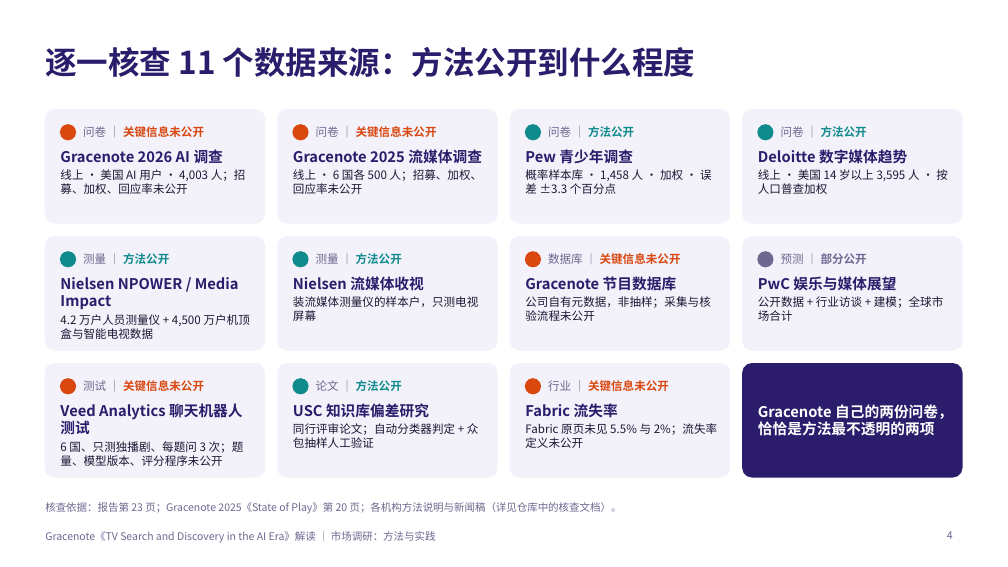
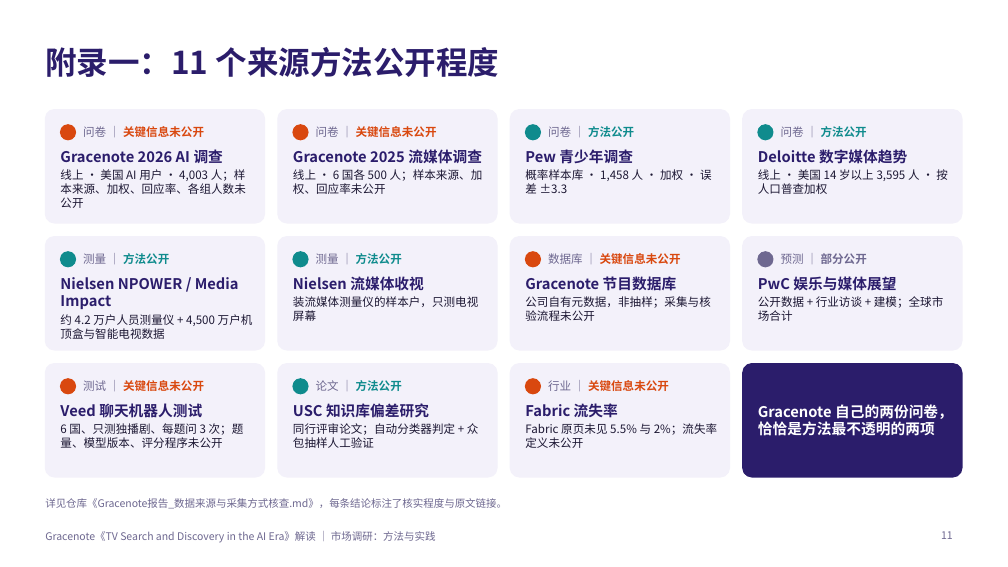
Before and after one commit to jayleo113/ppt, a slide deck: slide 11 of Gracenote_AI报告解读_课堂分享.pptx (slide 4 before the commit). Drawn at 1008x567 pixels with LibreOffice and Linux fonts; fonts in the diff are those of the drawing. Boxes give left, top, right and bottom in pixels: in the first picture for what was removed or moved away, otherwise in the second. Text is boxed around its words. In the diff, an @@ line names an element or a change of style, - is before the commit and + after.

```diff
--- a/Gracenote_AI报告解读_课堂分享.pptx
+++ b/Gracenote_AI报告解读_课堂分享.pptx
@@ title at bbox=[45, 47, 499, 77]: text changed @@
-逐一核查 11 个数据来源：方法公开到什么程度
+附录一：11 个来源方法公开程度
@@ text at bbox=[60, 169, 246, 208]: text changed @@
-线上 · 美国 AI 用户 · 4,003 人；招募、加权、回应率未公开
+线上 · 美国 AI 用户 · 4,003 人；样本来源、加权、回应率、各组人数未公开
@@ text at bbox=[293, 169, 483, 194]: text changed @@
-线上 · 6 国各 500 人；招募、加权、回应率未公开
+线上 · 6 国各 500 人；样本来源、加权、回应率未公开
@@ text at bbox=[525, 169, 712, 194]: text changed @@
-概率样本库 · 1,458 人 · 加权 · 误差 ±3.3 个百分点
+概率样本库 · 1,458 人 · 加权 · 误差 ±3.3
@@ text at bbox=[60, 314, 253, 339]: text changed @@
-4.2 万户人员测量仪 + 4,500 万户机顶盒与智能电视数据
+约 4.2 万户人员测量仪 + 4,500 万户机顶盒与智能电视数据
@@ text at bbox=[60, 403, 202, 418]: text changed @@
-Veed Analytics 聊天机器人测试
+Veed 聊天机器人测试
@@ text at bbox=[45, 498, 507, 509]: text changed @@
-核查依据：报告第 23 页；Gracenote 2025《State of Play》第 20 页；各机构方法说明与新闻稿（详见仓库中的核查文档）。
+详见仓库《Gracenote报告_数据来源与采集方式核查.md》，每条结论标注了核实程度与原文链接。
@@ page number at bbox=[941, 531, 953, 539]: text changed @@
-4
+11
```
Also in this commit, not shown: 7 other slides changed, 4 slides added, 8 slides removed, 4 other files.
